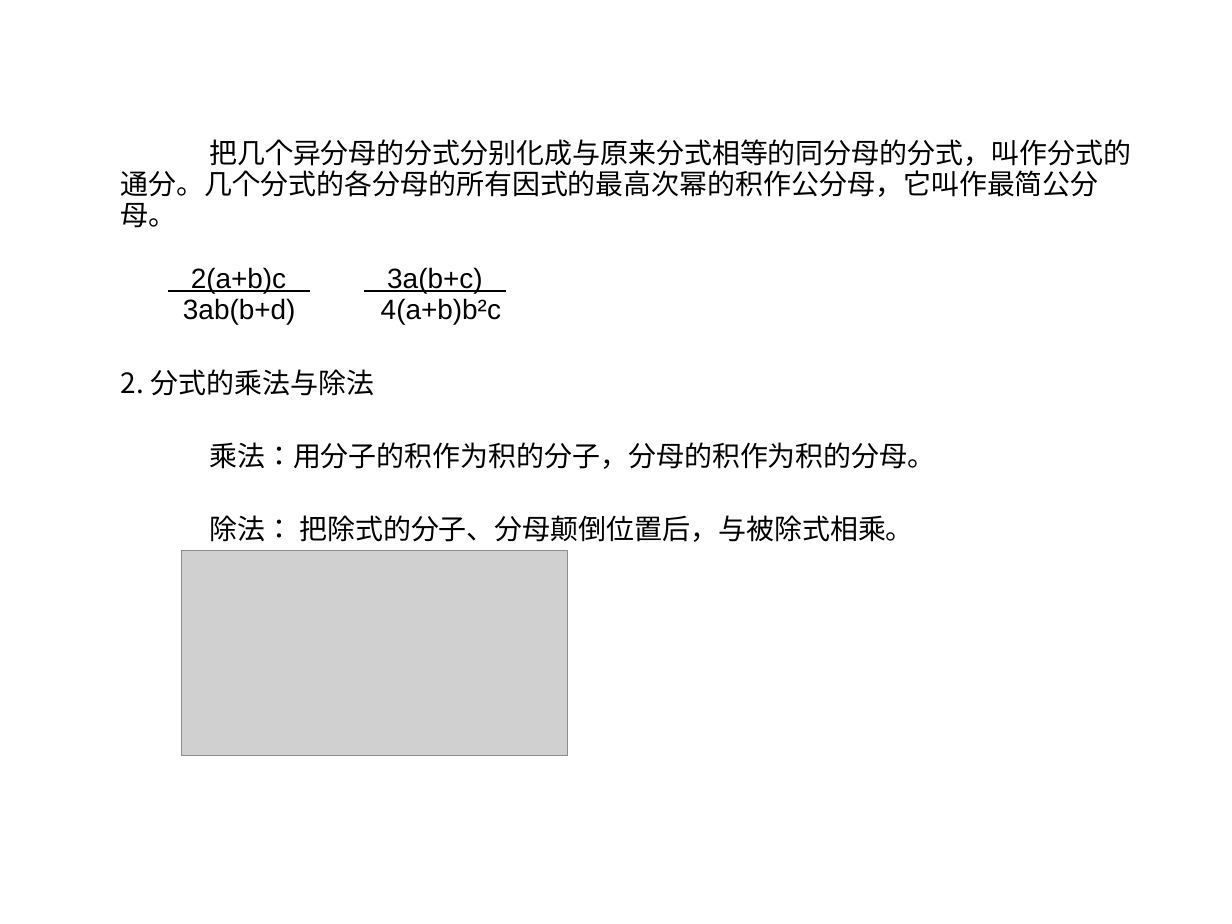
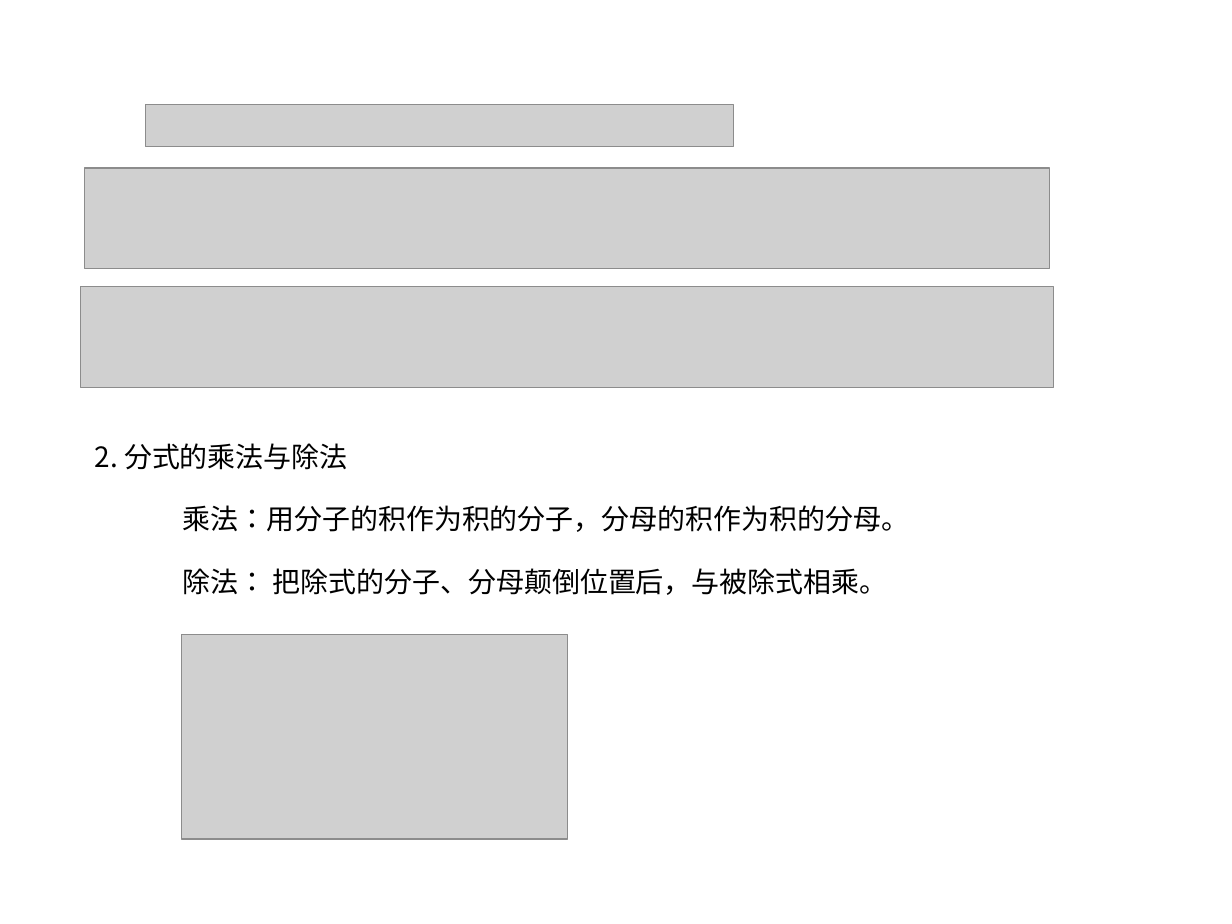
Before and after one commit to ericzhang/english-math, a slide deck: slide 2 of math/grade-8-上/8上数学人教版-unit-18-分式.ppt. Drawn at 1232x924 pixels with LibreOffice and Linux fonts; fonts in the diff are those of the drawing; grey boxes stand for pictures. Boxes give left, top, right and bottom in pixels: in the first picture for what was removed or moved away, otherwise in the second. Text is boxed around its words. In the diff, an @@ line names an element or a change of style, - is before the commit and + after.

```diff
--- a/math/grade-8-上/8上数学人教版-unit-18-分式.ppt
+++ b/math/grade-8-上/8上数学人教版-unit-18-分式.ppt
@@ picture added at (145, 105, 733, 148) @@
@@ text at (121, 139, 1131, 324): paragraphs removed @@
-把几个异分母的分式分别化成与原来分式相等的同分母的分式，叫作分式的通分。几个分式的各分母的所有因式的最高次幂的积作公分母，它叫作最简公分母。
-2(a+b)c 3a(b+c)
-3ab(b+d) 4(a+b)b²c
@@ picture added at (84, 168, 1050, 268) @@
@@ picture added at (80, 286, 1054, 388) @@
@@ text "2. 分式的乘法与除法": place and size @@
-text "2. 分式的乘法与除法" at (121, 139, 1131, 542)
+text "2. 分式的乘法与除法" at (95, 443, 909, 595)
@@ text "2. 分式的乘法与除法" at (95, 443, 909, 595): line spacing 1.09 to 0.93 @@
@@ picture: place and size @@
-picture at (182, 551, 568, 756)
+picture at (182, 634, 568, 838)
```
Also in this commit, not shown: 3 other slides changed, 9 slides added, 45 other files.
